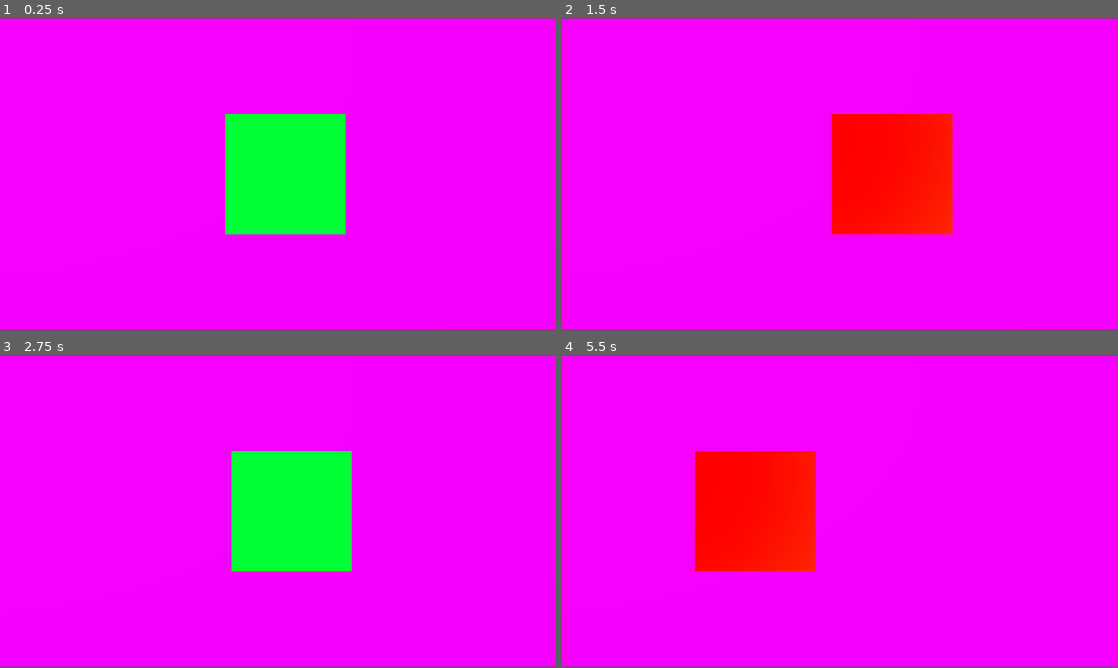
Above: before the commit, frames 1-4 (two rows, left to right).
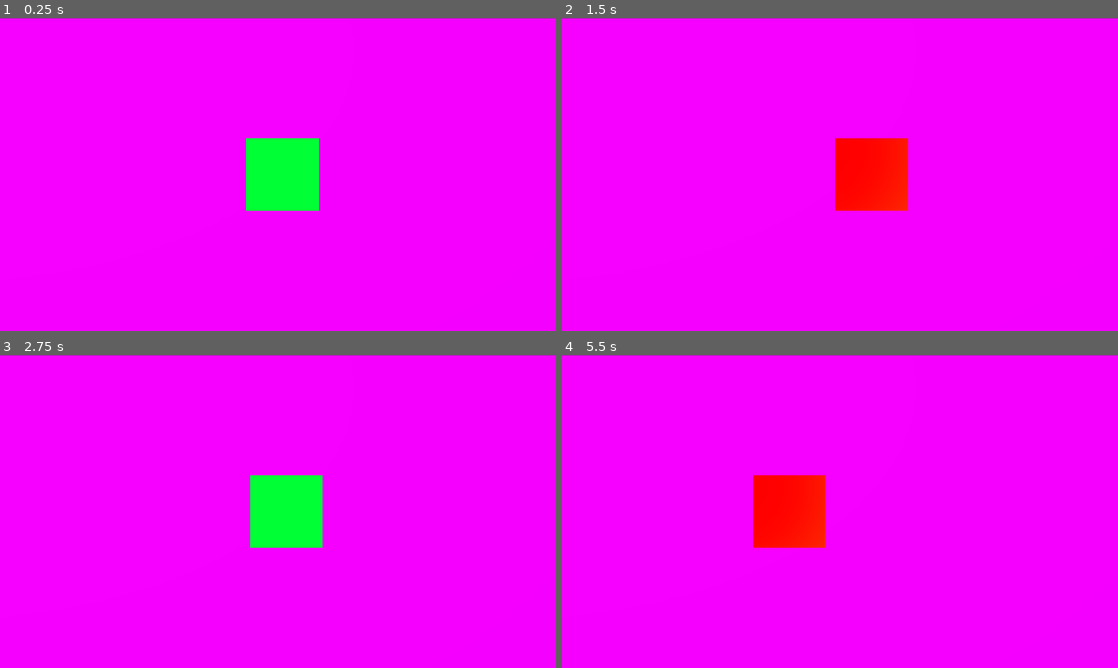
Above: after the commit, the same moments.

Repository: NotKirb5/traingame
Game: Godot game, scene res://mingames/balanceHandleBars.tscn
Same seed, same stepped clock (60 frames per second), same inputs: the game is played once before the commit and once after it. The engine's default icon, where the game draws it, is replaced by a stand-in: a white triangle on a blue panel in a dark square.
Inputs:
- Up to frame 1 (0.25 s): no input
- Up to frame 2 (1.5 s): hold D (move_right) 0.53-1.28 s; hold A (move_left) from 1.28 s (still down)
- Up to frame 3 (2.75 s): release A (move_left) at 2.03 s; hold D (move_right) from 2.03 s (still down)
- Up to frame 4 (5.5 s): release D (move_right) at 3.53 s; hold A (move_left) from 3.53 s (still down)
In our replay, the window is 799x449 before the commit and 800x450 after it. These sizes can differ from the game's own. Grey fills any space a smaller window leaves; there, only what the larger window draws over its background counts as a difference.

The runs differ from the first frame. In frame 1, 5.8% of the frame differs, in the area x 0-100%, y 0-100%; in frame 2, 5.8%; in frame 3, 5.8%; in frame 4, 6.6%.

Commit message:
fixxed merge problems

Diff:
--- a/mainscene.tscn
+++ b/mainscene.tscn
@@ -1,5 +1,3 @@
 [gd_scene format=3 uid="uid://dh7phuab2lhxn"]
 
 [node name="mainscene" type="Node2D"]
-
-[node name="test" type="Node" parent="."]
--- a/mingames/balanceHandleBars.tscn
+++ b/mingames/balanceHandleBars.tscn
@@ -31,10 +31,10 @@
 anchor_top = 0.5
 anchor_right = 0.5
 anchor_bottom = 0.5
-offset_left = -592.0
-offset_top = -323.0
-offset_right = 600.0
-offset_bottom = 323.0
+offset_left = -960.0
+offset_top = -539.0
+offset_right = 960.0
+offset_bottom = 541.0
 grow_horizontal = 2
 grow_vertical = 2
 texture = ExtResource("3_rwcvh")
--- a/project.godot
+++ b/project.godot
@@ -14,6 +14,12 @@
 run/main_scene="uid://dhm8glnqjd50a"
 config/features=PackedStringArray("4.5", "GL Compatibility")
 config/icon="res://icon.svg"
+
+[display]
+
+window/size/viewport_width=1920
+window/size/viewport_height=1080
+window/stretch/mode="viewport"
 
 [input]
 
